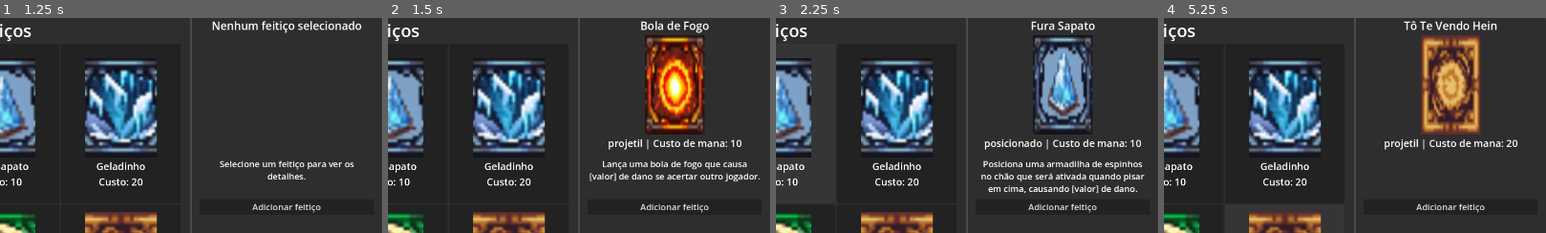
Above: before the commit, frames 1-4 (left to right).
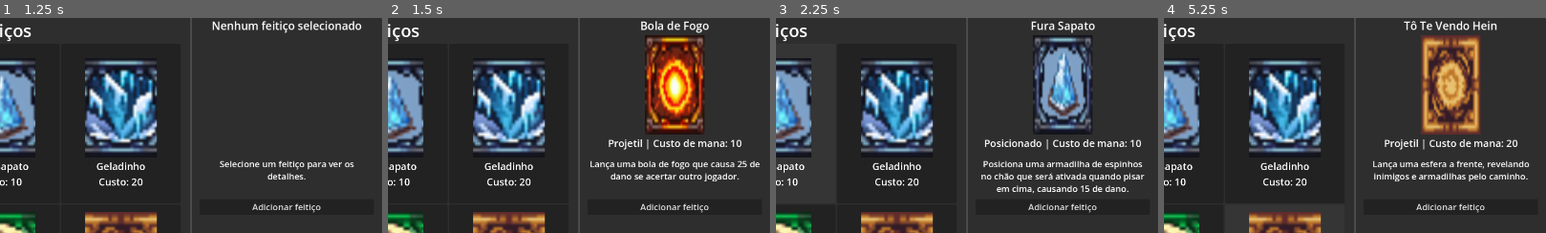
Above: after the commit, the same moments.

Repository: Isaaa43/Saudavel-e-Balanceado
Game: Godot game, scene res://cenas/menus/menu_deck.tscn
The game is run twice, just before and just after one commit, with the same random seed, the same clock (stepped at 60 frames per second) and the same inputs. This scene is started directly instead of the project's main scene.
Inputs (mouse positions are % of the whole screen's width and height, from its top left):
- Up to frame 1 (1.25 s): click "Remover feitiço" at 0.5 s
- Up to frame 2 (1.5 s): click (34, 25) at 1.25 s
- Up to frame 3 (2.25 s): click (50, 25) at 2.02 s
- Up to frame 4 (5.25 s): click (66, 25) at 2.77 s; click (34, 62) at 3.52 s; click (50, 62) at 4.27 s; click (66, 62) at 5.02 s
The pictures show only the part of the screen within x 50-100%, y 0-50%; the shares and areas given below are measured in that part.

Frame 1 is identical in both runs. In frame 2, 1.7% of the frame differs, in the area x 52-98%, y 56-76%; in frame 3, 0.8%; in frame 4, 1.4%.

Commit message:
feat: obtem valores das cartas durante a execução
Removido os resources antigos das cartas
Atualizado a descrição dos feitiços def, para corretamente ser formatado
Códgio do menu_deck para obter o valor dos efeitos adicionado

Diff:
--- a/luta-magos/cartas/armadilha.tres
+++ /dev/null
@@ -1,13 +0,0 @@
-[gd_resource type="Resource" script_class="CardData" format=3 uid="uid://v34uj7f1x6b6"]
-
-[ext_resource type="Texture2D" uid="uid://ddfd0yq7hjjn0" path="res://assets/temp/feiticosIcones/2YellowAbility_10.png" id="1_u6oqg"]
-[ext_resource type="Script" uid="uid://compk0wkd7ldq" path="res://scripts/menus/menu_deck/CardData.gd" id="2_67u52"]
-
-[resource]
-script = ExtResource("2_67u52")
-nome = "Armadilha"
-custo = 15
-tipo = "Normal"
-descricao = "Posiciona uma armadilha de espinhos no chão que será ativada quando pisar encima"
-icone = ExtResource("1_u6oqg")
-metadata/_custom_type_script = "uid://compk0wkd7ldq"
--- a/luta-magos/cartas/bola_de_fogo.tres
+++ /dev/null
@@ -1,13 +0,0 @@
-[gd_resource type="Resource" script_class="CardData" format=3 uid="uid://byifd6pxkhvix"]
-
-[ext_resource type="Script" uid="uid://compk0wkd7ldq" path="res://scripts/menus/menu_deck/CardData.gd" id="1_l7ais"]
-[ext_resource type="Texture2D" uid="uid://c04e3r2l566yl" path="res://assets/temp/feiticosIcones/Fire Spell Pack57.png" id="1_pkh0n"]
-
-[resource]
-script = ExtResource("1_l7ais")
-nome = "Bola de fogo"
-custo = 25
-tipo = "Normal"
-descricao = "Lança uma bola de fogo que causa 25 de dano se acertar outro jogador"
-icone = ExtResource("1_pkh0n")
-metadata/_custom_type_script = "uid://compk0wkd7ldq"
--- a/luta-magos/cartas/cura.tres
+++ /dev/null
@@ -1,13 +0,0 @@
-[gd_resource type="Resource" script_class="CardData" format=3 uid="uid://bdu40fla2gco0"]
-
-[ext_resource type="Texture2D" uid="uid://d3c4owqd0is8o" path="res://assets/temp/feiticosIcones/Heal Spell12.png" id="1_ypce0"]
-[ext_resource type="Script" uid="uid://compk0wkd7ldq" path="res://scripts/menus/menu_deck/CardData.gd" id="2_m2itj"]
-
-[resource]
-script = ExtResource("2_m2itj")
-nome = "Cura"
-custo = 30
-tipo = "Normal"
-descricao = "Se o nome é cura deve curar né"
-icone = ExtResource("1_ypce0")
-metadata/_custom_type_script = "uid://compk0wkd7ldq"
--- a/luta-magos/cartas/gelo.tres
+++ /dev/null
@@ -1,13 +0,0 @@
-[gd_resource type="Resource" script_class="CardData" format=3 uid="uid://dfdgujyipes5o"]
-
-[ext_resource type="Texture2D" uid="uid://bkhthrifwtg0q" path="res://assets/temp/feiticosIcones/Ice Spells2.png" id="1_70ijg"]
-[ext_resource type="Script" uid="uid://compk0wkd7ldq" path="res://scripts/menus/menu_deck/CardData.gd" id="2_ehqpa"]
-
-[resource]
-script = ExtResource("2_ehqpa")
-nome = "Gelo"
-custo = 15
-tipo = "Normal"
-descricao = "Gelo gelado que gela gente"
-icone = ExtResource("1_70ijg")
-metadata/_custom_type_script = "uid://compk0wkd7ldq"
--- a/luta-magos/feiticos/BolaFogo/FD_bola_fogo.tres
+++ b/luta-magos/feiticos/BolaFogo/FD_bola_fogo.tres
@@ -31,7 +31,7 @@
 script = ExtResource("1_toj36")
 feitico_id = "BolaFogo"
 nome = "Bola de Fogo"
-descricao = "Lança uma bola de fogo que causa [valor] de dano se acertar outro jogador."
+descricao = "Lança uma bola de fogo que causa {valor} de dano se acertar outro jogador."
 icone_hud = ExtResource("6_p4nti")
 comportamento_def = SubResource("Resource_2f3yf")
 metadata/_custom_type_script = "uid://dnavupkg51wgc"
--- a/luta-magos/feiticos/FuraSapato/FD_fura_sapato.tres
+++ b/luta-magos/feiticos/FuraSapato/FD_fura_sapato.tres
@@ -9,7 +9,7 @@
 feitico_id = "FuraSapato"
 nome = "Fura Sapato"
 tipo = 1
-descricao = "Posiciona uma armadilha de espinhos no chão que será ativada quando pisar em cima, causando [valor] de dano."
+descricao = "Posiciona uma armadilha de espinhos no chão que será ativada quando pisar em cima, causando {valor} de dano."
 icone_hud = ExtResource("2_73ckh")
 comportamento_def = ExtResource("1_pn68f")
 metadata/_custom_type_script = "uid://dnavupkg51wgc"
--- a/luta-magos/feiticos/Geladinho/FD_geladinho.tres
+++ b/luta-magos/feiticos/Geladinho/FD_geladinho.tres
@@ -7,7 +7,7 @@
 script = ExtResource("1_ugo83")
 feitico_id = "Geladinho"
 nome = "Geladinho"
-descricao = "Gelo gelado que gela gente, congelando por [valor] segundos."
+descricao = "Gelo gelado que gela gente, congelando por {valor} segundos."
 cooldown = 3.0
 custo = 20.0
 icone_hud = ExtResource("1_h375f")
--- a/luta-magos/feiticos/Ozempagic/FD_ozempagic.tres
+++ b/luta-magos/feiticos/Ozempagic/FD_ozempagic.tres
@@ -32,7 +32,7 @@
 nome = "Ozempagic"
 tipo = 2
 descricao = "\"Se o nome é cura deve curar né\" - Algum Mago
-(Cura [valor] de vida)"
+(Cura {valor} de vida)"
 cooldown = 3.0
 custo = 30.0
 icone_hud = ExtResource("6_pgmsf")
--- a/luta-magos/feiticos/PuloImpulsionado/FD_pulo_impulsionado.tres
+++ b/luta-magos/feiticos/PuloImpulsionado/FD_pulo_impulsionado.tres
@@ -30,7 +30,7 @@
 feitico_id = "PuloImpulsionado"
 nome = "Pulo Impulsionado"
 tipo = 2
-descricao = "Levante do chão os jogadores próximos com [valor] de velocidade."
+descricao = "Levante do chão os jogadores próximos com {valor} de velocidade."
 icone_hud = ExtResource("6_nxn4u")
 comportamento_def = SubResource("Resource_nxn4u")
 metadata/_custom_type_script = "uid://dnavupkg51wgc"
--- a/luta-magos/feiticos/ToTeVendo/FD_ToTeVendo.tres
+++ b/luta-magos/feiticos/ToTeVendo/FD_ToTeVendo.tres
@@ -32,6 +32,7 @@
 script = ExtResource("2_qq211")
 feitico_id = "ToTeVendo"
 nome = "Tô Te Vendo Hein"
+descricao = "Lança uma esfera a frente, revelando inimigos e armadilhas pelo caminho."
 cooldown = 3.0
 custo = 20.0
 icone_hud = ExtResource("6_sdo8q")
--- a/luta-magos/scripts/menus/menu_deck.gd
+++ b/luta-magos/scripts/menus/menu_deck.gd
@@ -203,29 +203,50 @@
 		nome 		= feitico_def.nome
 		tipo 		= _feitico_tipo_para_string(feitico_def.tipo)
 		espaco 		= _feitico_espaco_para_string(feitico_def.espaco)
-		descricao 	= _formatar_descricao(feitico_def.descricao)
+		descricao 	= _formatar_descricao(feitico_def)
 		custo 		= int(feitico_def.custo)
 		icone 		= feitico_def.icone_hud
 
-	func _formatar_descricao(descricao_raw: String) -> String:
-		return descricao_raw
-
-	func _feitico_tipo_para_string(tipo: Feitico.Tipo) -> String:
-		match (tipo):
+	func _formatar_descricao(feitico_def: FeiticoDef) -> String:
+		var descricao_raw: String = feitico_def.descricao
+		var valor: float = 0.0
+
+		# -- pega o valor
+		# obtem o comportamento def
+		if not feitico_def.comportamento_def: return descricao_raw
+		var comportamento_def : FeiticoComportamentoDef = feitico_def.comportamento_def
+
+		# TODO : aaaaaaaaaa
+		if comportamento_def is FeiticoComportamentoArmadilhaDef:
+			comportamento_def = comportamento_def.comportamento_ativacao_def
+
+		# obtem a lista de efeitos
+		if not comportamento_def.lista_efeitos: return descricao_raw
+		var lista_efeitos: Array = comportamento_def.lista_efeitos
+		if lista_efeitos.is_empty(): return descricao_raw
+		# obtem o primeiro efeito
+		var efeito_def : FeiticoEfeitoDef = lista_efeitos.get(0)
+		# obtem o valor
+		valor = efeito_def.valor
+		# -- retorna o texto formatado
+		return descricao_raw.format({"valor": int(valor)})
+
+	func _feitico_tipo_para_string(_tipo: Feitico.Tipo) -> String:
+		match (_tipo):
 			Feitico.Tipo.PROJETIL:
-				return "projetil"
+				return "Projetil"
 			Feitico.Tipo.POSICIONADO:
-				return "posicionado"
+				return "Posicionado"
 			Feitico.Tipo.EFEITO:
-				return "efeito"
+				return "Efeito"
 		# caso de erro, retorne essa opcao para podermos diagnosticar
-		return "Feitico.Tipo_" + str(tipo)
-
-	func _feitico_espaco_para_string(espaco: Feitico.Espaco) -> String:
-		match (espaco):
+		return "Feitico.Tipo_" + str(_tipo)
+
+	func _feitico_espaco_para_string(_espaco: Feitico.Espaco) -> String:
+		match (_espaco):
 			Feitico.Espaco.DECK:
-				return "deck"
+				return "Deck"
 			Feitico.Espaco.PASSIVA:
-				return "passiva"
+				return "Passiva"
 		# caso de erro, retorne essa opcao para podermos diagnosticar
-		return "Feitico.Espaco_" + str(espaco)
+		return "Feitico.Espaco_" + str(_espaco)
